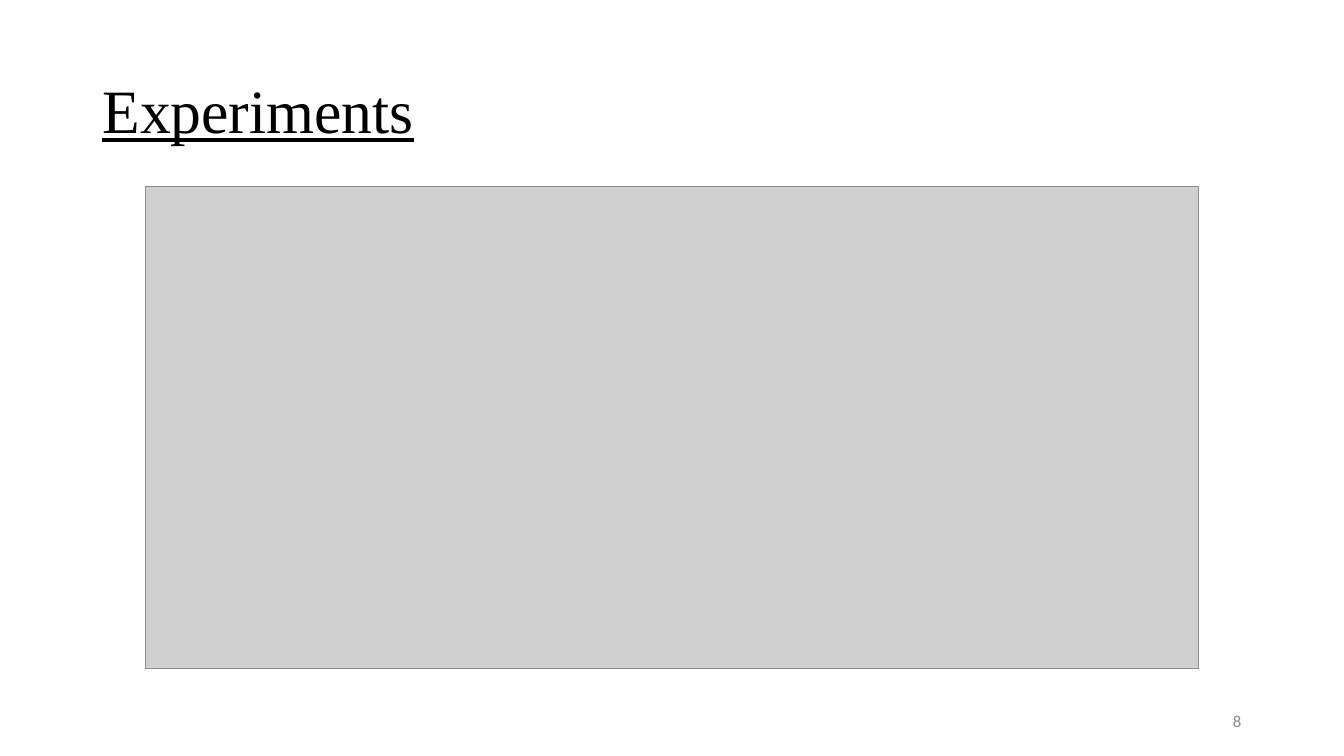
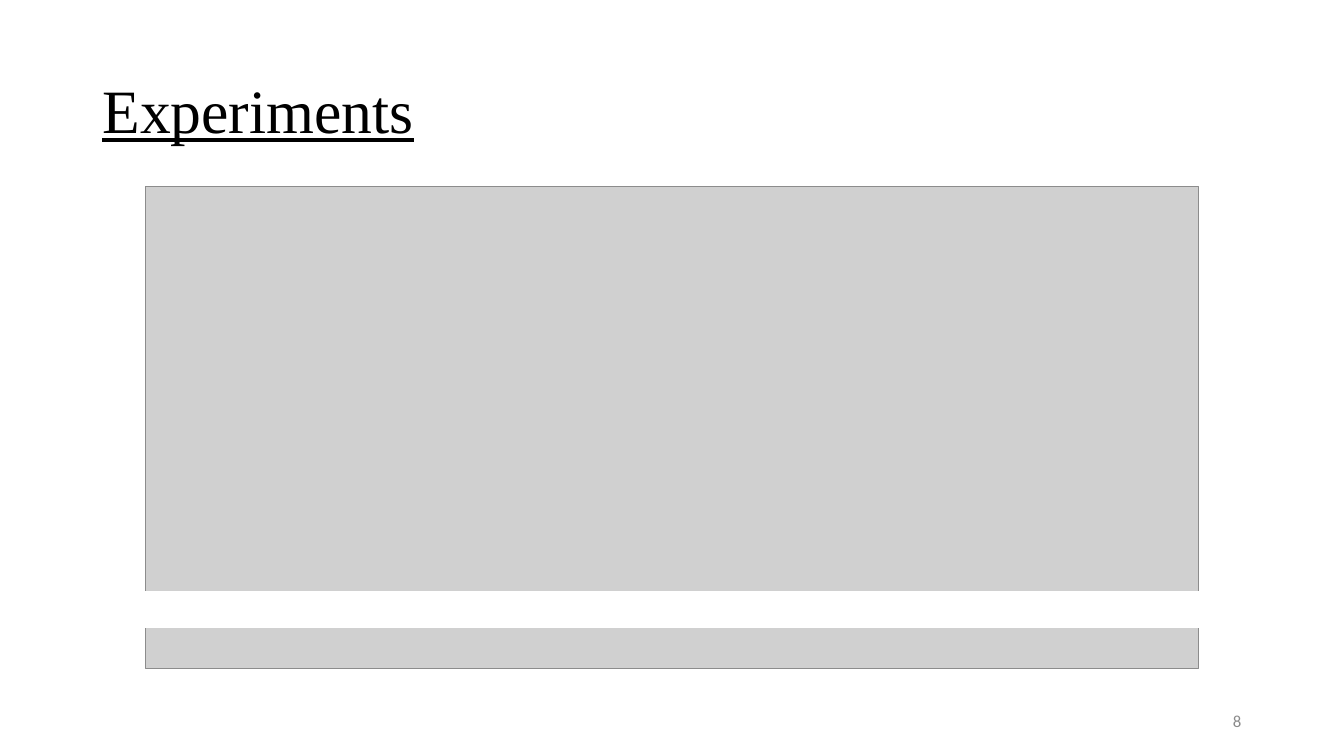
Before and after one commit to itsatefe/Machine-Learning, a slide deck: slide 8 of Final Project/Report/MAGCN.pptx. Drawn at 1344x756 pixels with LibreOffice and Linux fonts; fonts in the diff are those of the drawing; grey boxes stand for pictures. Boxes give left, top, right and bottom in pixels: in the first picture for what was removed or moved away, otherwise in the second. Text is boxed around its words. In the diff, an @@ line names an element or a change of style, - is before the commit and + after.

```diff
--- a/Final Project/Report/MAGCN.pptx
+++ b/Final Project/Report/MAGCN.pptx
@@ rectangle added at [145, 592, 1199, 628], fill #FFFFFF, outline #FFFFFF 1 pt @@
```
Also in this commit, not shown: 1 other slide changed, 1 slide added, 1 other file.
